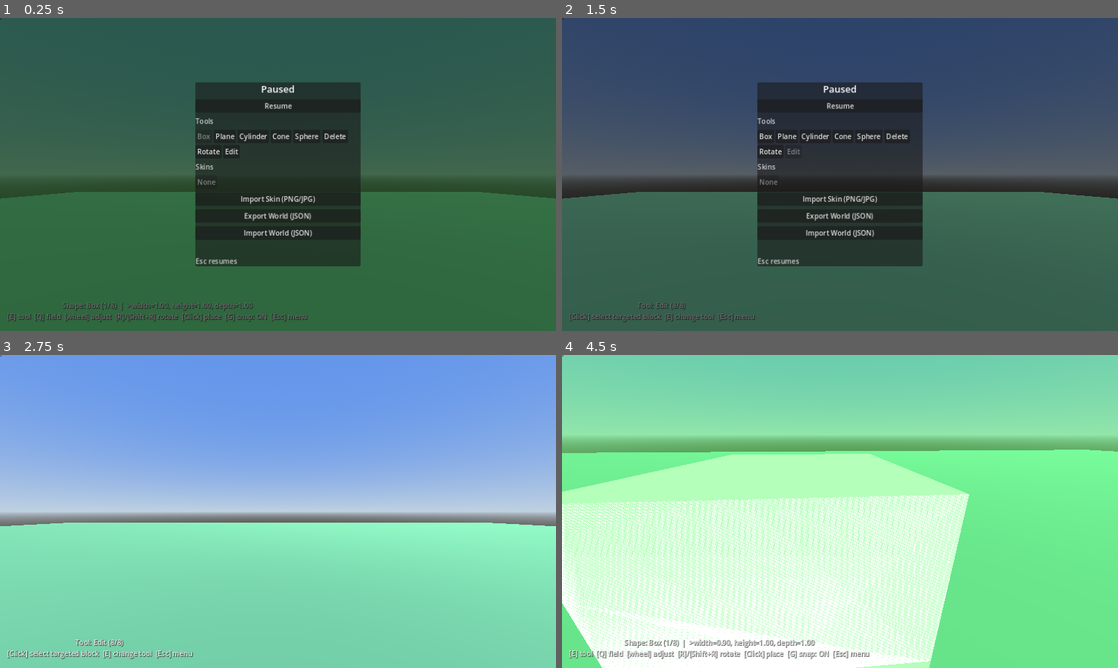
Above: before the commit, frames 1-4 (two rows, left to right).
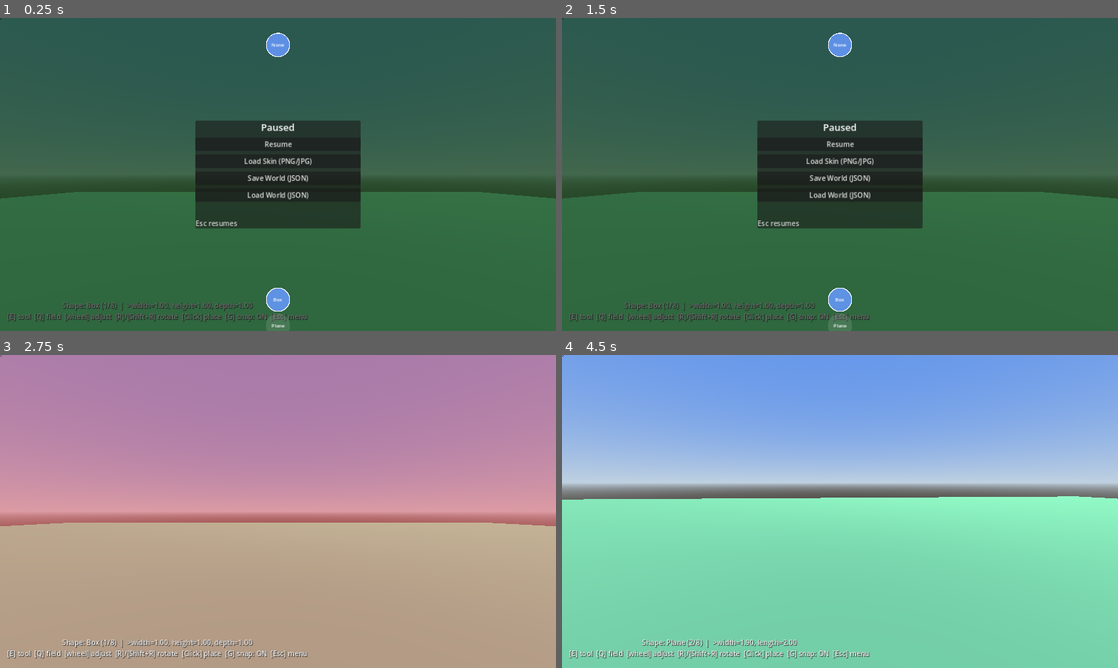
Above: after the commit, the same moments.

Repository: zenontherocks/worldmaker
Game: Godot game, scene res://scenes/Main.tscn
Two runs of this game, one before a commit and one after it. Both use one fixed random seed, a clock stepped at 60 frames per second and the inputs below.
Inputs (mouse positions are in pixels of both pictures, inside the frame that each line leads up to):
- Up to frame 1 (0.25 s): no input
- Up to frame 2 (1.5 s): click (773, 152) at 0.5 s, where only the run before the commit has a clickable "Rotate"; click (795, 152) at 1.25 s, where only the run before the commit has a clickable "Edit"
- Up to frame 3 (2.75 s): click "Resume" at 2 s
- Up to frame 4 (4.5 s): move the mouse to (867, 511) at 2.77 s; hold Q (build_cycle_dimension) 2.78-3.53 s; hold W (move_forward) from 2.78 s (still down); click (867, 511) at 2.92 s; tap Space (jump) at 3.02, 3.77 s; move the mouse to (812, 511) at 3.52 s; tap E (build_cycle_shape) at 3.6 s; click (812, 511) at 3.67 s; move the mouse to (851, 505) at 4.27 s; hold Mouse wheel down (build_dimension_decrease) from 4.28 s (still down); click (851, 505) at 4.42 s

The runs differ from the first frame. In frame 1, 9.2% of the frame differs, in the area x 35-65%, y 4-100%; in frame 2, 53%; in frame 3, 100%, in the area x 0-100%, y 0-100%; in frame 4, 100%.

Commit message:
Redo pause-menu tool/skin pickers as circle bands, declutter the panel
The central panel crammed 8 text tool-buttons and one filename-labeled
button per loaded skin alongside the file-action buttons. Replaced both
with two bands of round CircleButtons (a new reusable component, since
Godot has no built-in round button) spanning the screen above/below the
now-minimal panel: a Tools band showing each tool's name and a Skins
band showing an actual texture preview per loaded skin instead of its
filename. They stay part of the paused overlay rather than moving to
the always-on HUD, since the mouse is pointer-locked during live
gameplay and is only a visible, clickable cursor while paused.

Also renamed the three file-action buttons to match: Import Skin ->
Load Skin, Export World -> Save World, Import World -> Load World.

Diff:
--- /dev/null
+++ b/scripts/ui/CircleButton.gd
@@ -0,0 +1,91 @@
+extends Control
+class_name CircleButton
+## Reusable round clickable button used by the pause menu's Tools and Skins
+## circle bands. Godot has no built-in round Button, and the only existing
+## circle-drawing code (Crosshair.gd) is purely decorative -- MOUSE_FILTER_
+## IGNORE, no input handling -- so hit-testing is built from scratch here:
+## a plain rectangular Button's clickable area would extend into this
+## Control's square bounding box outside the drawn circle, so _gui_input()
+## does its own distance-from-center check instead of relying on the
+## bounding rect. Two content modes, chosen by which property is set:
+## label_text draws centered text (tool circles), preview_texture draws a
+## skin thumbnail inscribed inside the circle so its corners stay inside
+## the circle's curve (good enough without a clipping shader).
+
+signal pressed
+
+const DIAMETER: float = 56.0
+const _RADIUS: float = DIAMETER * 0.5
+const _FONT_SIZE: int = 11
+
+var label_text: String = "":
+	set(value):
+		label_text = value
+		queue_redraw()
+
+var preview_texture: Texture2D = null:
+	set(value):
+		preview_texture = value
+		queue_redraw()
+
+var selected: bool = false:
+	set(value):
+		selected = value
+		queue_redraw()
+
+var _hovered: bool = false
+
+
+func _ready() -> void:
+	custom_minimum_size = Vector2(DIAMETER, DIAMETER)
+	mouse_filter = Control.MOUSE_FILTER_STOP
+	mouse_entered.connect(_on_mouse_entered)
+	mouse_exited.connect(_on_mouse_exited)
+
+
+func _on_mouse_entered() -> void:
+	_hovered = true
+	queue_redraw()
+
+
+func _on_mouse_exited() -> void:
+	_hovered = false
+	queue_redraw()
+
+
+func _gui_input(event: InputEvent) -> void:
+	if event is InputEventMouseButton and event.pressed and event.button_index == MOUSE_BUTTON_LEFT:
+		if (event.position - Vector2(_RADIUS, _RADIUS)).length() <= _RADIUS:
+			pressed.emit()
+
+
+func _draw() -> void:
+	var center := Vector2(_RADIUS, _RADIUS)
+	var fill := Color(1, 1, 1, 0.12)
+	if selected:
+		fill = Color(0.4, 0.6, 1.0, 0.85)
+	elif _hovered:
+		fill = Color(1, 1, 1, 0.22)
+	draw_circle(center, _RADIUS, fill)
+	if selected:
+		draw_arc(center, _RADIUS - 1.0, 0.0, TAU, 32, Color(1, 1, 1, 0.9), 2.0)
+
+	if preview_texture:
+		# Inscribed square: its corners still land inside the circle's
+		# curve, so the thumbnail never pokes out past the round outline.
+		var half := _RADIUS * 0.68
+		draw_texture_rect(
+			preview_texture, Rect2(center - Vector2(half, half), Vector2(half, half) * 2.0), false
+		)
+	elif label_text != "":
+		var font := ThemeDB.fallback_font
+		var baseline_y := _RADIUS + _FONT_SIZE * 0.35
+		draw_string(
+			font,
+			Vector2(0, baseline_y),
+			label_text,
+			HORIZONTAL_ALIGNMENT_CENTER,
+			DIAMETER,
+			_FONT_SIZE,
+			Color.WHITE
+		)
--- a/scripts/ui/PauseMenuUI.gd
+++ b/scripts/ui/PauseMenuUI.gd
@@ -10,6 +10,15 @@
 ## set_build_controller() since that one isn't global (it lives under the
 ## player's camera).
 ##
+## The central panel only holds Resume plus the three file actions --
+## Tools and Skins are picked via two bands of CircleButtons positioned
+## above/below that panel instead, spanning the wider screen. They can't
+## live on the always-on BuildHUD: the mouse is pointer-locked (invisible,
+## driving camera look) during live gameplay and only becomes a visible,
+## clickable cursor once _open() below switches to MOUSE_MODE_VISIBLE, so
+## anything clickable has to be part of this paused overlay -- just placed
+## outside the panel rather than crammed inside it.
+##
 ## Two flows for the file buttons, chosen per button, exactly as before:
 ## - Web: WebFilePicker opens a plain, unfiltered browser file picker for
 ##   imports; world export triggers a browser download. Godot's own
@@ -26,7 +35,7 @@
 var _build_controller: BuildModeController = null
 
 var _tools_row: HFlowContainer
-var _tool_buttons: Array = []  ## [{"button": Button, "slot_index": int}]
+var _tool_buttons: Array = []  ## [{"circle": CircleButton, "slot_index": int}]
 
 var _skins_row: HFlowContainer
 
@@ -93,29 +102,20 @@
 	resume_button.pressed.connect(_close)
 	vbox.add_child(resume_button)
 
-	vbox.add_child(_make_section_label("Tools"))
-	_tools_row = HFlowContainer.new()
-	vbox.add_child(_tools_row)
-	_build_tools_row()
-
-	vbox.add_child(_make_section_label("Skins"))
-	_skins_row = HFlowContainer.new()
-	vbox.add_child(_skins_row)
-
 	var import_skin_button := Button.new()
-	import_skin_button.text = "Import Skin (PNG/JPG)"
+	import_skin_button.text = "Load Skin (PNG/JPG)"
 	import_skin_button.focus_mode = Control.FOCUS_NONE
 	import_skin_button.pressed.connect(_on_import_skin_pressed)
 	vbox.add_child(import_skin_button)
 
 	var export_button := Button.new()
-	export_button.text = "Export World (JSON)"
+	export_button.text = "Save World (JSON)"
 	export_button.focus_mode = Control.FOCUS_NONE
 	export_button.pressed.connect(_on_export_pressed)
 	vbox.add_child(export_button)
 
 	var import_world_button := Button.new()
-	import_world_button.text = "Import World (JSON)"
+	import_world_button.text = "Load World (JSON)"
 	import_world_button.focus_mode = Control.FOCUS_NONE
 	import_world_button.pressed.connect(_on_import_world_pressed)
 	vbox.add_child(import_world_button)
@@ -131,6 +131,13 @@
 	hint.add_theme_color_override("font_color", Color(0.8, 0.8, 0.8))
 	vbox.add_child(hint)
 
+	# Skins band (top) and Tools band (bottom): siblings of `centering`, not
+	# children of it, so they span the full screen width outside the panel
+	# instead of being squeezed into its fixed 380px column.
+	_skins_row = _make_circle_band(backdrop, Control.PRESET_TOP_WIDE)
+	_tools_row = _make_circle_band(backdrop, Control.PRESET_BOTTOM_WIDE)
+	_build_tools_row()
+
 	_skin_dialog = _make_file_dialog(
 		FileDialog.FILE_MODE_OPEN_FILE,
 		PackedStringArray(["*.png ; PNG Images", "*.jpg, *.jpeg ; JPEG Images"])
@@ -161,36 +168,48 @@
 	_open()
 
 
-func _make_section_label(text: String) -> Label:
-	var label := Label.new()
-	label.text = text
-	label.add_theme_color_override("font_color", Color(0.8, 0.8, 0.8))
-	return label
+## A full-width band anchored near one screen edge, centering a wrapping row
+## of CircleButtons -- used for both the Skins band (top) and Tools band
+## (bottom) so they read as part of the same paused overlay as the central
+## panel without being squeezed into its fixed width. CenterContainer keeps
+## re-centering the row as circles are added/removed (e.g. a new skin
+## import), unlike a fixed anchor offset computed once.
+func _make_circle_band(parent: Control, edge_preset: Control.LayoutPreset) -> HFlowContainer:
+	var band := CenterContainer.new()
+	band.set_anchors_preset(edge_preset)
+	band.offset_top = 24 if edge_preset == Control.PRESET_TOP_WIDE else -100
+	band.offset_bottom = 100 if edge_preset == Control.PRESET_TOP_WIDE else -24
+	band.mouse_filter = Control.MOUSE_FILTER_IGNORE
+	parent.add_child(band)
+
+	var row := HFlowContainer.new()
+	row.mouse_filter = Control.MOUSE_FILTER_PASS
+	band.add_child(row)
+	return row
 
 
 ## Built once (the set of tools never changes); _refresh_tools_row() then
-## just toggles which button is disabled to show the current selection.
+## just toggles which circle is selected to show the current tool.
 ## Slot order mirrors BuildModeController's own _slots construction --
 ## the five shapes in ShapeDefinitions.ORDER, then Delete, Rotate, Edit.
 func _build_tools_row() -> void:
 	var index := 0
 	for shape_id in ShapeDefinitions.ORDER:
-		_add_tool_button(ShapeDefinitions.shape_name(shape_id), index)
+		_add_tool_circle(ShapeDefinitions.shape_name(shape_id), index)
 		index += 1
-	_add_tool_button("Delete", index)
+	_add_tool_circle("Delete", index)
 	index += 1
-	_add_tool_button("Rotate", index)
+	_add_tool_circle("Rotate", index)
 	index += 1
-	_add_tool_button("Edit", index)
-
-
-func _add_tool_button(label: String, slot_index: int) -> void:
-	var button := Button.new()
-	button.text = label
-	button.focus_mode = Control.FOCUS_NONE
-	button.pressed.connect(_on_tool_button_pressed.bind(slot_index))
-	_tools_row.add_child(button)
-	_tool_buttons.append({"button": button, "slot_index": slot_index})
+	_add_tool_circle("Edit", index)
+
+
+func _add_tool_circle(label: String, slot_index: int) -> void:
+	var circle := CircleButton.new()
+	circle.label_text = label
+	circle.pressed.connect(_on_tool_button_pressed.bind(slot_index))
+	_tools_row.add_child(circle)
+	_tool_buttons.append({"circle": circle, "slot_index": slot_index})
 
 
 func _on_tool_button_pressed(slot_index: int) -> void:
@@ -204,7 +223,7 @@
 		return
 	var current_index := _current_slot_index()
 	for entry in _tool_buttons:
-		entry["button"].disabled = entry["slot_index"] == current_index
+		entry["circle"].selected = entry["slot_index"] == current_index
 
 
 func _current_slot_index() -> int:
@@ -221,27 +240,27 @@
 
 ## Rebuilt from scratch each time -- simpler than diffing against
 ## SkinManager's cache, and this only ever runs on a menu open or a fresh
-## import, never per-frame.
+## import, never per-frame. SkinManager.skin_keys() already reflects every
+## skin loaded this session or pulled in from a loaded world file, so this
+## covers both "skins I've loaded" and "skins used in this build" for free.
 func _refresh_skins_row() -> void:
 	for child in _skins_row.get_children():
 		child.queue_free()
 	if _build_controller == null:
 		return
 
-	var none_button := Button.new()
-	none_button.text = "None"
-	none_button.focus_mode = Control.FOCUS_NONE
-	none_button.disabled = _build_controller.active_skin_key == ""
-	none_button.pressed.connect(_on_skin_button_pressed.bind(""))
-	_skins_row.add_child(none_button)
+	var none_circle := CircleButton.new()
+	none_circle.label_text = "None"
+	none_circle.selected = _build_controller.active_skin_key == ""
+	none_circle.pressed.connect(_on_skin_button_pressed.bind(""))
+	_skins_row.add_child(none_circle)
 
 	for skin_key in SkinManager.skin_keys():
-		var button := Button.new()
-		button.text = skin_key
-		button.focus_mode = Control.FOCUS_NONE
-		button.disabled = skin_key == _build_controller.active_skin_key
-		button.pressed.connect(_on_skin_button_pressed.bind(skin_key))
-		_skins_row.add_child(button)
+		var circle := CircleButton.new()
+		circle.preview_texture = SkinManager.get_cached(skin_key)
+		circle.selected = skin_key == _build_controller.active_skin_key
+		circle.pressed.connect(_on_skin_button_pressed.bind(skin_key))
+		_skins_row.add_child(circle)
 
 
 func _on_skin_button_pressed(skin_key: String) -> void:
Not shown, changed: README.md
